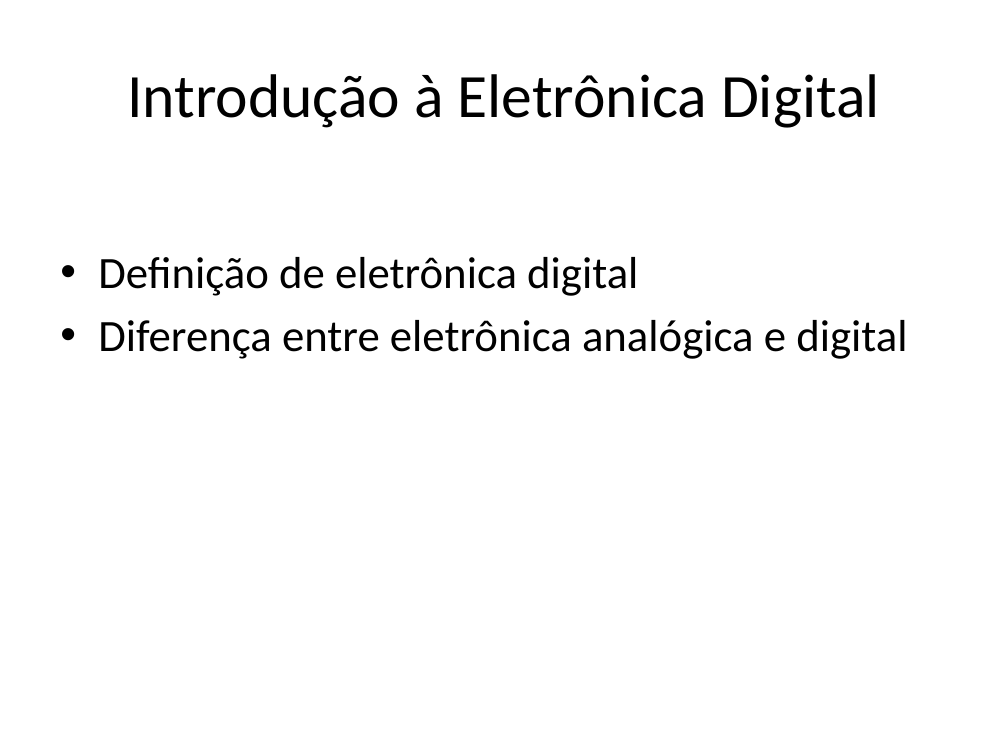
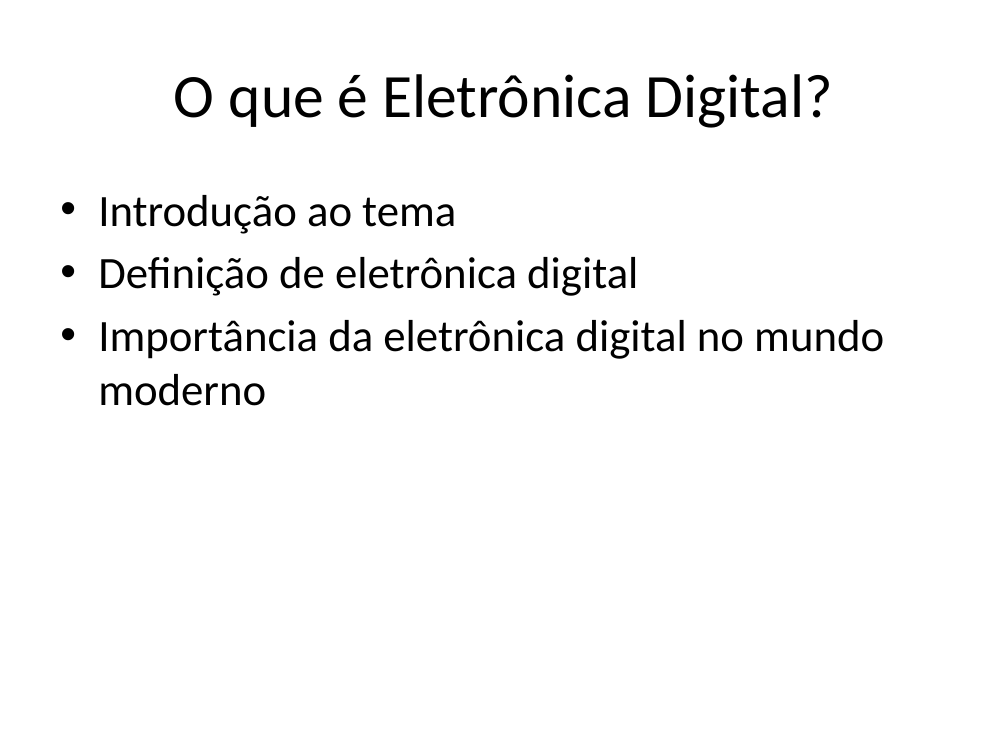
Before and after one commit to lcdlemos/EstagioNutes, a slide deck: slide 2 of IA/auto_apresentacao_IA.pptx. Drawn at 1008x756 pixels with LibreOffice and Linux fonts; fonts in the diff are those of the drawing. Boxes give left, top, right and bottom in pixels: in the first picture for what was removed or moved away, otherwise in the second. Text is boxed around its words. In the diff, an @@ line names an element or a change of style, - is before the commit and + after.

```diff
--- a/IA/auto_apresentacao_IA.pptx
+++ b/IA/auto_apresentacao_IA.pptx
@@ title at [174,74,833,128]: text changed @@
-Introdução à Eletrônica Digital
+O que é Eletrônica Digital?
@@ text at [98,195,456,234]: paragraph added @@
+• Introdução ao tema
@@ text at [98,320,884,406]: text changed @@
-• Diferença entre eletrônica analógica e digital
+• Importância da eletrônica digital no mundo moderno
```
Also in this commit, not shown: 4 other slides changed, 5 slides added, 5 slides removed, 14 other files.
